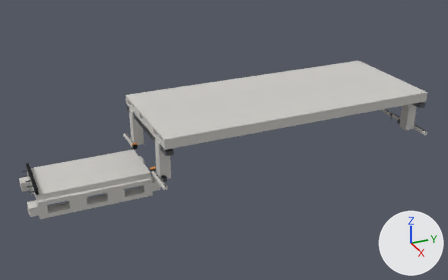
The FBX model Assets/_Project/04.Art/02.Models/Megastructure/SM_Mega_Spur.fbx: old version first, new version second.
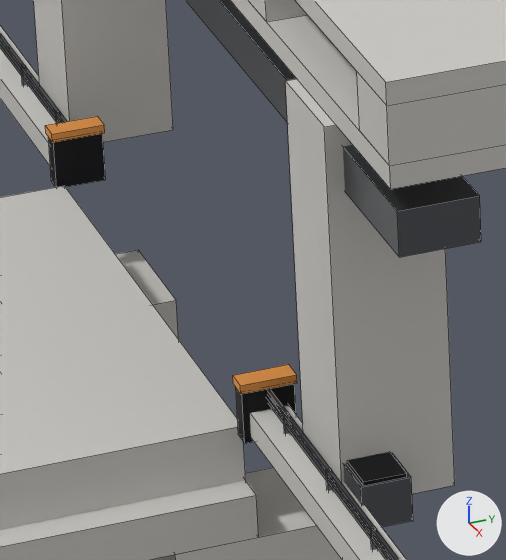
Old and new are each drawn whole from a camera (50 mm lens) standing at (171.2, -96.6, 122.6) and looking at (0.3, -19.7, 37.2) and again close up on the part from 28% to 39% of the width and 47% to 66% of the height. The axes (+X, +Y, +Z) are drawn at lower right. The lights are the same throughout. The last two pictures show the newer version. The close-ups show mesh edges as thin lines. Where no turn or scale is listed for an object, it has been applied to the vertices. Vertices at exactly the same position are counted once.

Before the edit, the objects in view are built like this:
```python
me_sm_mega_spur = bpy.data.meshes.new('SM_Mega_Spur')
me_sm_mega_spur.from_pydata(...)  # 566 vertices, 432 faces; spans x -21.0..21.0, y -84.5..48.0, z 27.8..50.4
# faces by material slot: [168, 210, 36, 18]
me_sm_mega_spur.materials.append(mat_m_mega_concrete)  # light grey #cdcbc6
me_sm_mega_spur.materials.append(mat_m_mega_steel)  # grey #6e7075
me_sm_mega_spur.materials.append(mat_m_mega_dark)  # dark grey #303134
me_sm_mega_spur.materials.append(mat_m_mega_signal)  # orange #e29342
ob_sm_mega_spur = bpy.data.objects.new('SM_Mega_Spur', me_sm_mega_spur)
ob_sm_mega_spur.location = (0.0, 0.0, 0.0)
```
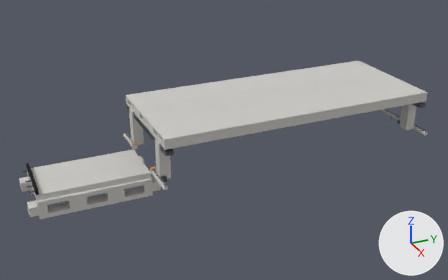
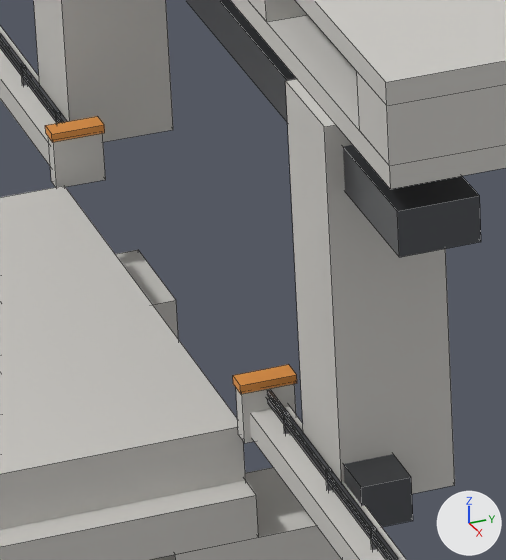
Where the change shows, as pixel boxes (x1, y1, x2, y2) in the close-ups (506 x 560 px):
part 1 of me_sm_mega_spur, deleted: before (347, 452, 407, 485)
part 2 of me_sm_mega_spur, recoloured: (48, 133, 296, 443) in both

Edits to the bpy script that builds the scene:
```text
Change me_sm_mega_spur:
    used by ob_sm_mega_spur; location = (0.0, 0.0, 0.0)
    remove me_sm_mega_spur.from_pydata(...)  # 566 vertices, 432 faces; spans x -21.0..21.0, y -84.5..48.0, z 27.8..50.4
    add me_sm_mega_spur.from_pydata(...)  # 542 vertices, 414 faces; spans x -21.0..21.0, y -84.5..48.0, z 27.8..50.4
    me_sm_mega_spur part 1: the loose piece of 8 vertices spanning x 14.5..16.5, y -46.8..-45.5, z 36.6..36.7 is deleted
    me_sm_mega_spur part 2: 12 faces spanning x -9.8..9.8, y -48.2..-46.6, z 35.1..36.8 switch from mat_m_mega_dark (dark grey #303134) to mat_m_mega_concrete (light grey #cdcbc6)
    other edits to the shape of me_sm_mega_spur do not show in these pictures
```
